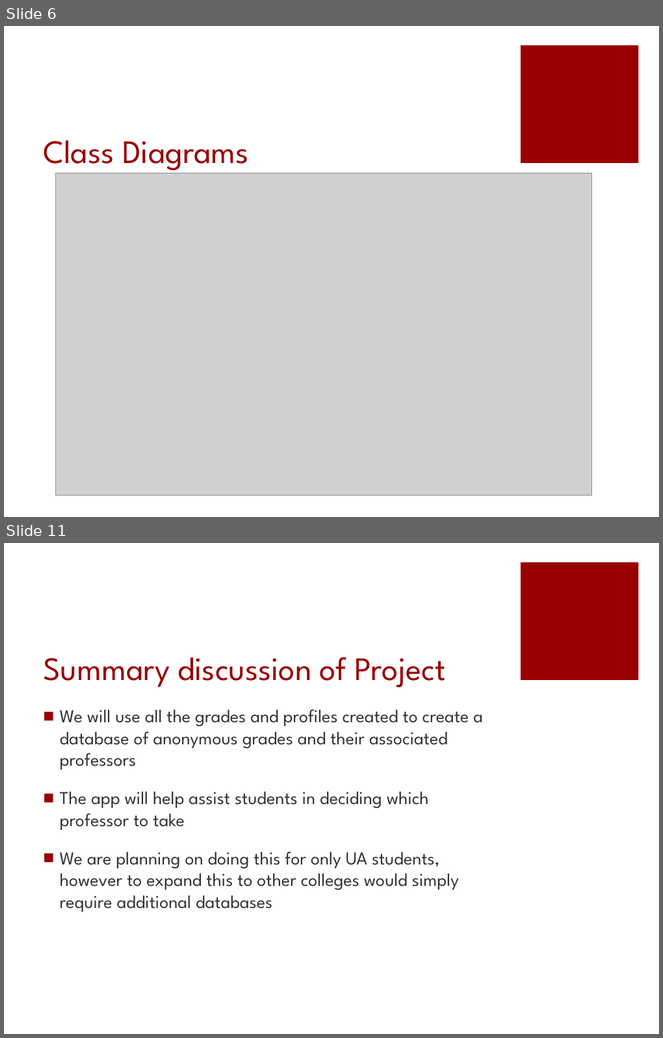
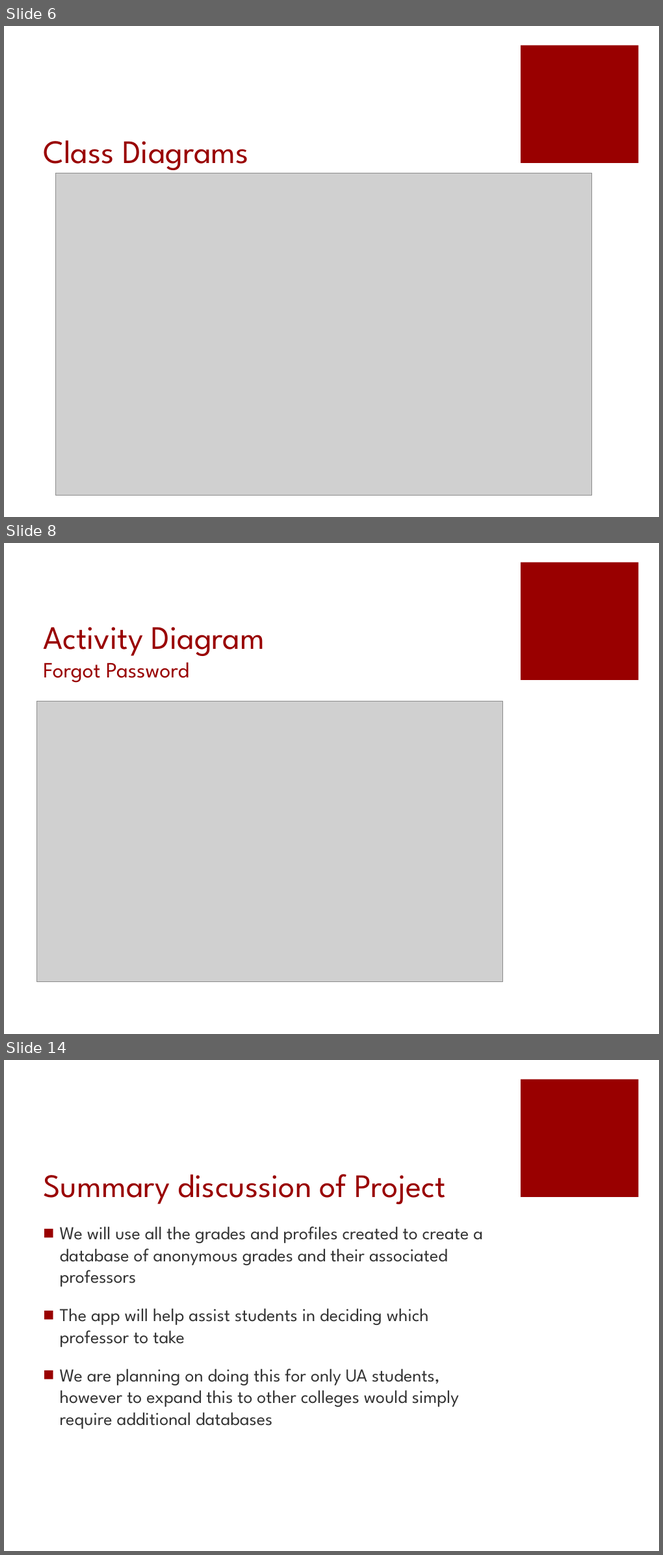
Before and after one commit to amdonham/DropGrade, a slide deck: Documents/SeniorDesignRequirementsP1.pptx. Shown one above the other, each under a label of ours: slides 6 and 11 before the commit, slides 6, 8 and 14 after it; the slides between them are not shown. The pictures are 663x1038 and 663x1555 pixels, drawn with LibreOffice and Linux fonts; fonts in the diff are those of the drawing; grey boxes stand for pictures. Boxes give left, top, right and bottom in pixels: in the first picture for what was removed or moved away, otherwise in the second. Text is boxed around its words. In the diff, an @@ line names an element or a change of style, - is before the commit and + after.

```diff
--- a/Documents/SeniorDesignRequirementsP1.pptx
+++ b/Documents/SeniorDesignRequirementsP1.pptx
@@ slide 8 added at <box>4,543,659,1034</box>, background #FFFFFF; not listed: 1 template element that a slide beside it also shows @@
@@ title added at <box>43,627,265,683</box>, 36 pt, text #990000 @@
+Activity Diagram
+Forgot Password
@@ picture added at <box>36,702,503,982</box> @@
@@ what was slide 11 is now slide 14 @@
```
Also in this commit, not shown: 6 slides changed, 3 other slides added, 1 slide removed.
